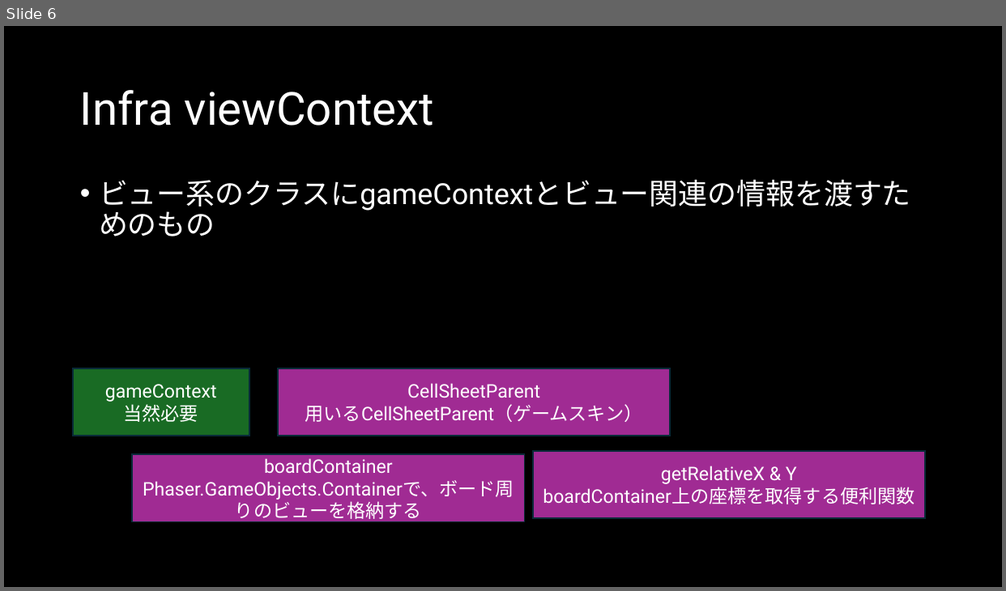
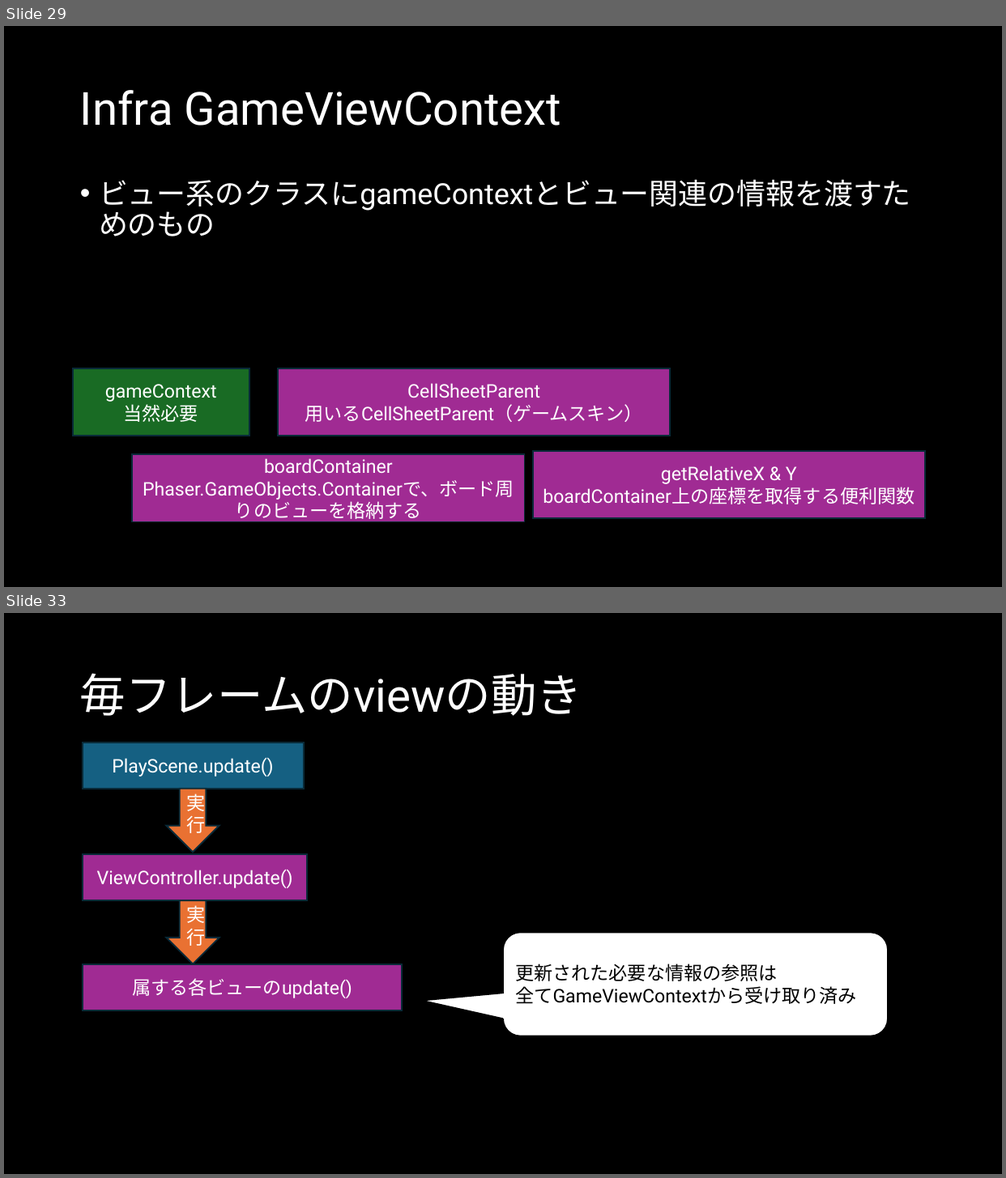
Before and after one commit to Ito-Hideaki/teresource, a slide deck: docs/DocToUnderstandTeresource.pptx. Shown one above the other, each under a label of ours: slide 6 before the commit, slides 29 and 33 after it; the slides between them are not shown. The pictures are 1006x591 and 1006x1178 pixels, drawn with LibreOffice and Linux fonts; fonts in the diff are those of the drawing. Boxes give left, top, right and bottom in pixels: in the first picture for what was removed or moved away, otherwise in the second. Text is boxed around its words. In the diff, an @@ line names an element or a change of style, - is before the commit and + after.

```diff
--- a/docs/DocToUnderstandTeresource.pptx
+++ b/docs/DocToUnderstandTeresource.pptx
@@ slide 33 added at (4, 613, 1002, 1174), background #000000 @@
@@ title added at (80, 673, 582, 716), 44 pt, text #FFFFFF @@
+毎フレームのviewの動き
@@ rectangle added at (83, 743, 304, 789), fill #156082, outline #092A39 1.5 pt, 18 pt, text #FFFFFF @@
+PlayScene.update()
@@ down arrow added at (167, 789, 219, 853), fill #E97132, outline #092A39 1.5 pt, 18 pt, text #FFFFFF @@
+実行
@@ rectangle added at (83, 854, 307, 901), fill #A02B93, outline #092A39 1.5 pt, 18 pt, text #FFFFFF @@
+ViewController.update()
@@ down arrow added at (167, 901, 219, 964), fill #E97132, outline #092A39 1.5 pt, 18 pt, text #FFFFFF @@
+実行
@@ rounded speech box added at (503, 933, 889, 1037), fill #FFFFFF, outline #000000 1.5 pt, 18 pt, text #000000 @@
+更新された必要な情報の参照は
+全てGameViewContextから受け取り済み
@@ rectangle added at (83, 964, 402, 1011), fill #A02B93, outline #092A39 1.5 pt, 18 pt, text #FFFFFF @@
+属する各ビューのupdate()
@@ what was slide 6 is now slide 29 @@
@@ slide 29 changed as well @@
@@ title at (80, 90, 561, 126): text changed @@
-Infra viewContext
+Infra GameViewContext
```
Also in this commit, not shown: 6 other slides changed, 20 other slides added.
